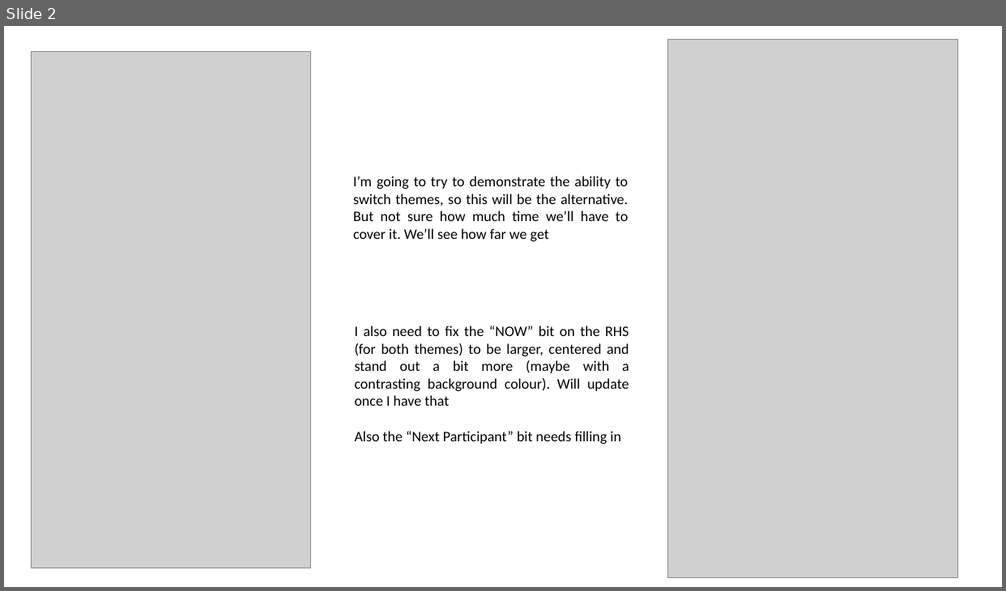
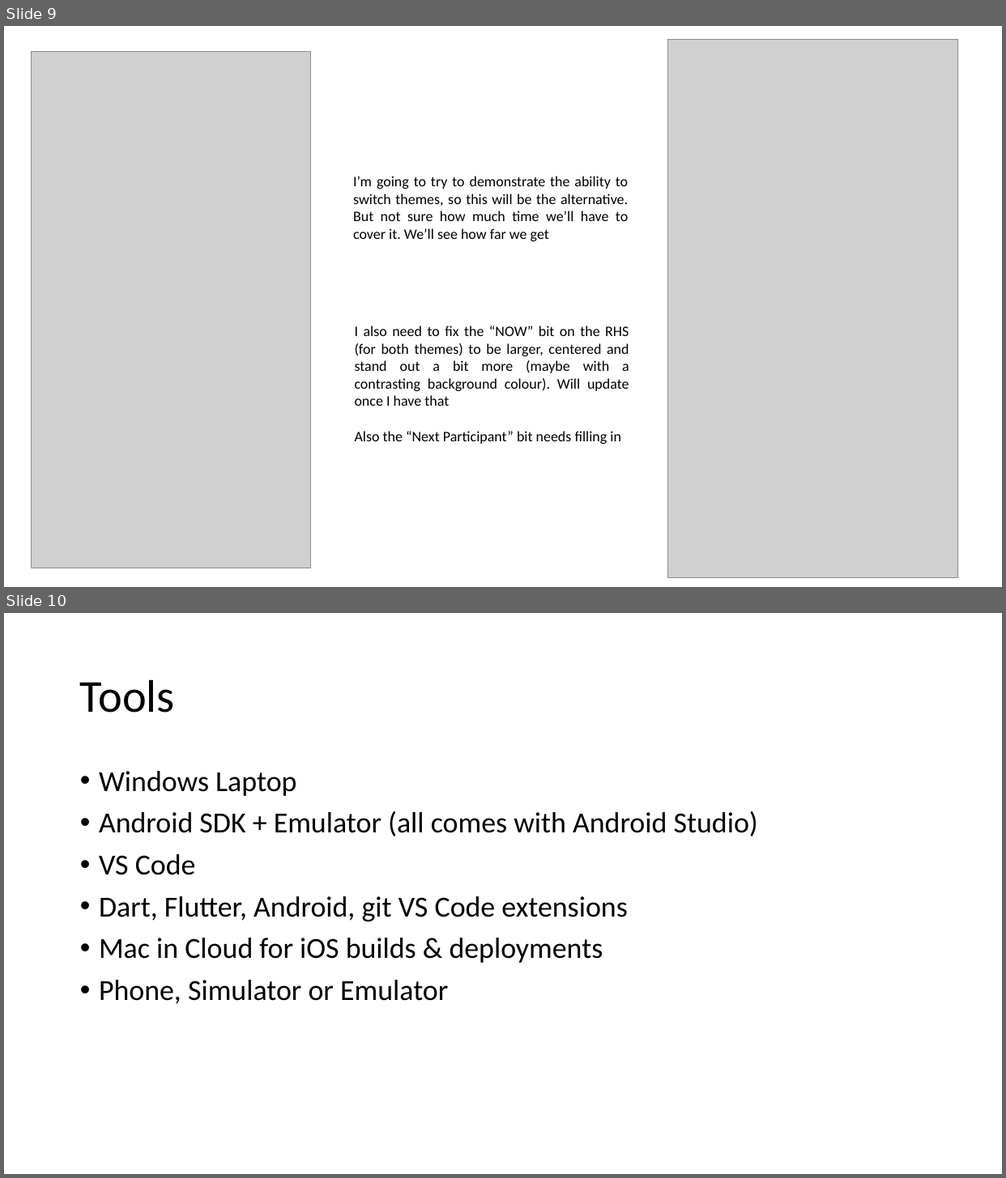
Before and after one commit to davefielding/stand-original, a slide deck: design/basic-design.pptx. Shown one above the other, each under a label of ours: slide 2 before the commit, slides 9 and 10 after it. The pictures are 1006x591 and 1006x1178 pixels, drawn with LibreOffice and Linux fonts; fonts in the diff are those of the drawing; grey boxes stand for pictures. Boxes give left, top, right and bottom in pixels: in the first picture for what was removed or moved away, otherwise in the second. Text is boxed around its words. In the diff, an @@ line names an element or a change of style, - is before the commit and + after.

```diff
--- a/design/basic-design.pptx
+++ b/design/basic-design.pptx
@@ slide 10 added at (x1=4, y1=613, x2=1002, y2=1174), background #FFFFFF @@
@@ title added at (x1=80, y1=679, x2=175, y2=713), 44 pt, text #000000 @@
+Tools
@@ text added at (x1=99, y1=771, x2=758, y2=1004), 28 pt, text #000000 @@
+• Windows Laptop
+• Android SDK + Emulator (all comes with Android Studio)
+• VS Code
+• Dart, Flutter, Android, git VS Code extensions
+• Mac in Cloud for iOS builds & deployments
+• Phone, Simulator or Emulator
@@ what was slide 2 is now slide 9 @@
```
Also in this commit, not shown: 12 other slides added.
